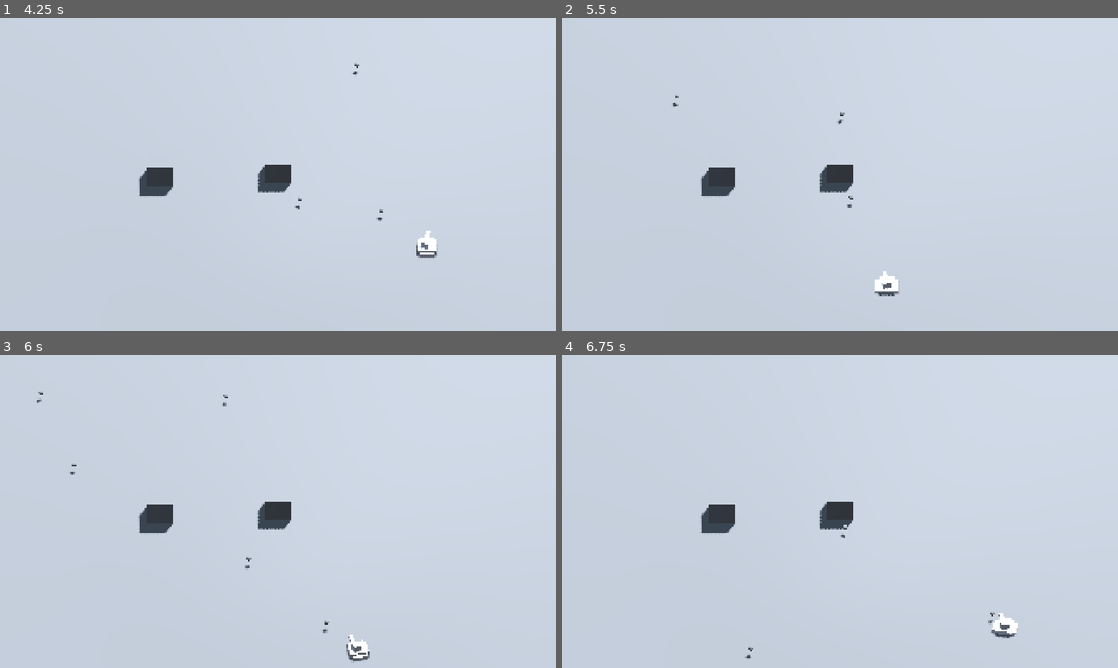
Above: before the commit, frames 1-4 (two rows, left to right).
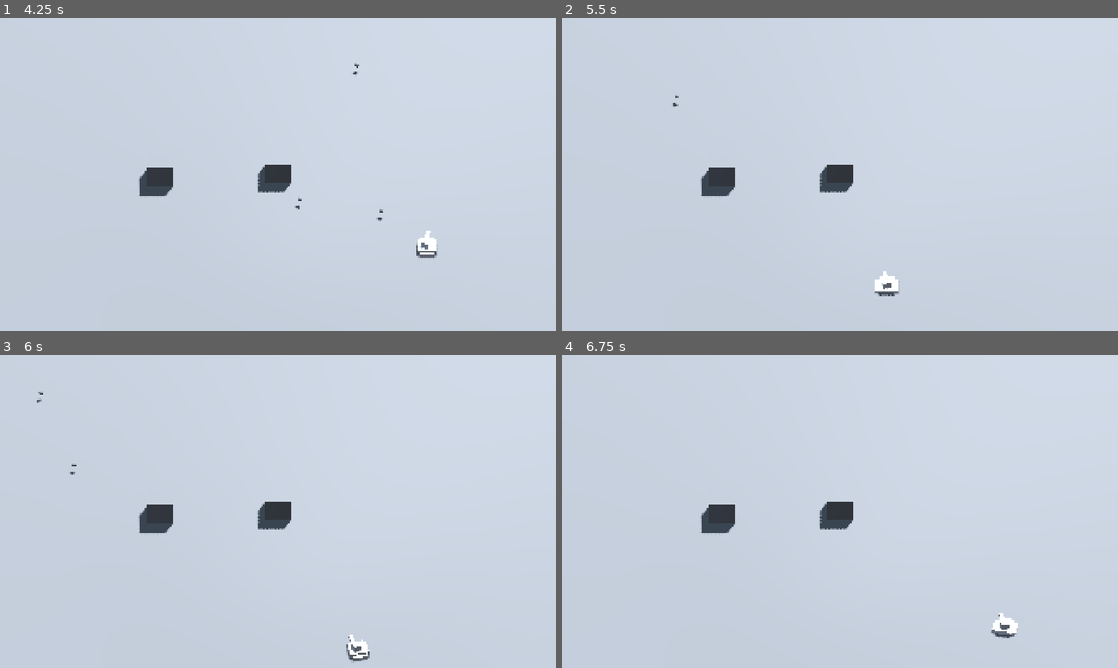
Above: after the commit, the same moments.

Repository: pepsp/tank
Game: Godot game, scene res://scenes/game.tscn
Two runs of this game, one before a commit and one after it. Both use one fixed random seed, a clock stepped at 60 frames per second and the inputs below.
Inputs (mouse positions are in pixels of both pictures, inside the frame that each line leads up to):
- Up to frame 1 (4.25 s): tap Enter at 0.5 s; move the mouse to (400, 158) at 0.52 s; hold D (right) 0.53-1.28 s; click (400, 158) at 0.6 s; move the mouse to (166, 190) at 1.27 s; hold S (down) 1.28-2.03 s; click (166, 190) at 1.35 s; move the mouse to (333, 105) at 2.02 s; hold D (right) 2.03-2.78 s; click (333, 105) at 2.1 s; move the mouse to (250, 237) at 2.77 s; hold W (up) 2.78-3.53 s; click (250, 237) at 2.85 s; move the mouse to (444, 221) at 3.52 s; hold A (left) from 3.53 s (still down); click (444, 221) at 3.6 s
- Up to frame 2 (5.5 s): move the mouse to (673, 127) at 4.27 s; click (673, 127) at 4.35 s; move the mouse to (867, 174) at 5.02 s; release A (left) at 5.03 s; hold S (down) from 5.03 s (still down); click (867, 174) at 5.1 s
- Up to frame 3 (6 s): move the mouse to (194, 433) at 5.77 s; release S (down) at 5.78 s; hold D (right) from 5.78 s (still down); click (194, 433) at 5.85 s
- Up to frame 4 (6.75 s): move the mouse to (962, 495) at 6.52 s; release D (right) at 6.53 s; hold W (up) from 6.53 s (still down); click (962, 495) at 6.6 s

Frame 1 is identical in both runs. In frame 2, less than 0.1% of the frame differs, in the area x 49-53%, y 30-61%; in frame 3, less than 0.1%, in the area x 40-60%, y 12-89%; in frame 4, less than 0.1%.

Commit message:
max cbs limited, todo timer for shooting cooldown

Diff:
--- a/scenes/player.gd
+++ b/scenes/player.gd
@@ -3,6 +3,10 @@
 
 @export var escena_cb: PackedScene
 @onready var punto_disparo: Marker3D = $tank/controller/cannon/cube/PuntoDisparo
+@export var max_cbs = 5
+var active_cbs := 0
+
+
 
 @export var vel_giro: float = 9.1
 @export var vel_giro_canon: float = 8.5
@@ -72,7 +76,14 @@
 		velocity.z = move_toward(velocity.z, 0, velocidad)
 
 func _disparar():
+	if active_cbs >= max_cbs:
+		return
 	var bala = escena_cb.instantiate()
 	get_tree().current_scene.add_child(bala)
 	bala.global_transform = punto_disparo.global_transform
 	bala.disparar(-punto_disparo.global_basis.z)
+	active_cbs += 1
+	bala.tree_exiting.connect(_on_bala_destruida)
+
+func _on_bala_destruida() -> void:
+	active_cbs -= 1
